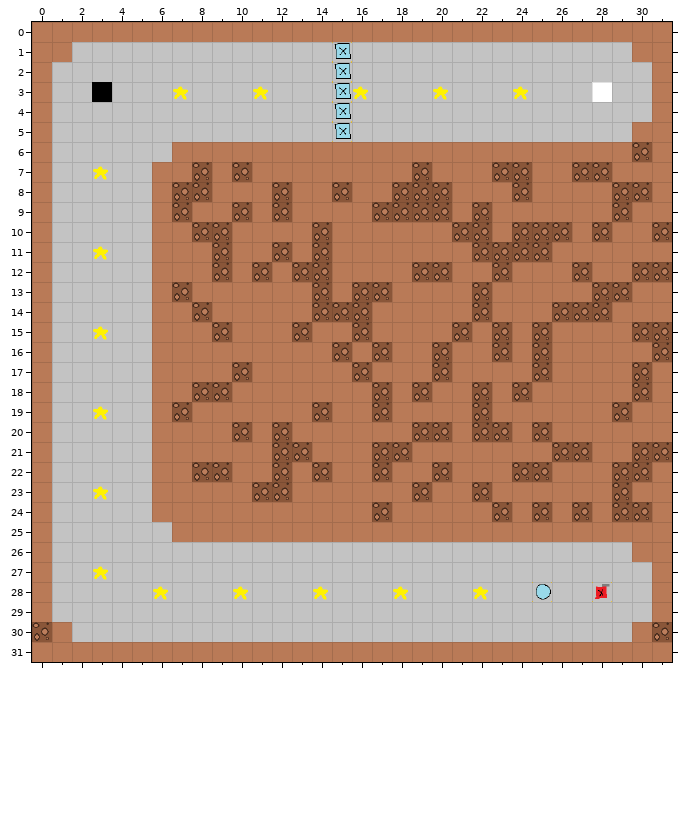
Tiled map: maps/03.tmx. The picture above is the old version.
Cells are 32x32 px. Shown: x 0..31, y 0..31. Tiles whose own drawing changed are shown in their newer look in all pictures.
Once edited:
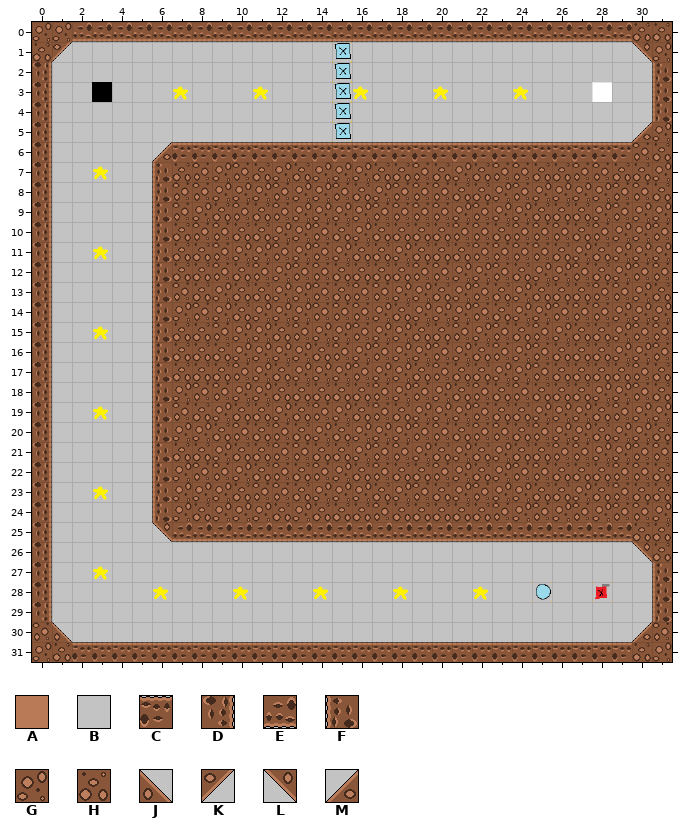
Key: from "tiles": A 0, B 1, C 10, D 11, E 12, F 13, G 14, H 15, J 16, K 17, L 18, M 19.
_ is an empty cell.
Tiles replaced or removed in this view: A, B.
The exact change:
Changed rows in their new state; . is an unchanged cell.
Layer "03":
first column x 0:
 0 GGEEEEEEEEEEEEEEEEEEEEEEEEEEEEHH
 1 HK............................LG
 2 D..............................F
 3 D..............................F
 4 D..............................F
 5 D.............................MG
 6 D.....MCCCCCCCCCCCCCCCCCCCCCCC.H
 7 D.....FH.G.HGHGGGHH.HGH..HH..HHG
 8 D.....F..GGG.GG.HG...HHG.GGGG..H
 9 D.....F.GH.H.GGGG....G.GGHHHG.GG
10 D.....FH..HHGG.HGHHHH..H...H.GG.
11 D.....FHH.GG.G.GHHGHHH....HGHGGG
12 D.....FHH.H.G..HHHH..GG.HGG.HG..
13 D.....F.HGHHGG.H..GGHG.HGHHH..GH
14 D.....FG.GHGGG...GHGGG.HGG...GGG
15 D.....FHH.GGH.GG.GGHH.G.H.GHHG..
16 D.....FHHHGGGGH.G.GG.GH.G.HHHGG.
17 D.....FHHH.GHGGG.GGH.HHGG.HHHH.H
18 D.....FG..GGHHHHH.G.GH.H.HHHGG.H
19 D.....F.HGHHGH.GH.HGGG.HHGGGH.GG
20 D.....FGGH.H.HGHGGG..H..H.GGHGGH
21 D.....FHHGHH..HHG..GHGHGHH..GG..
22 D.....FG..GH.H.GH.HH.GHG..HHH..H
23 D.....FGGGH..HGGGHG.HG.GGHHGH.HH
24 D.....FGHGGGHGHHH.HHHHH.G.G.G..G
25 D.....LEEEEEEEEEEEEEEEEEEEEEEEHH
26 D.............................LH
27 D..............................F
28 D..............................F
29 D..............................F
30 .J............................M.
31 GHCCCCCCCCCCCCCCCCCCCCCCCCCCCCHG
Pixel boxes of the changes (left, top, right, bottom) in both pictures:
changed: (32, 22, 672, 662)
